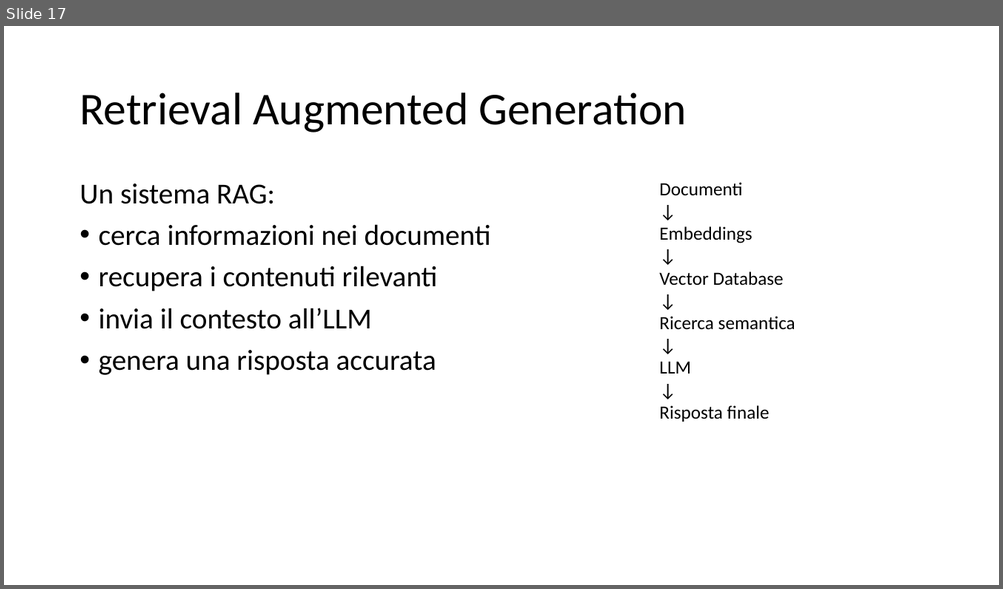
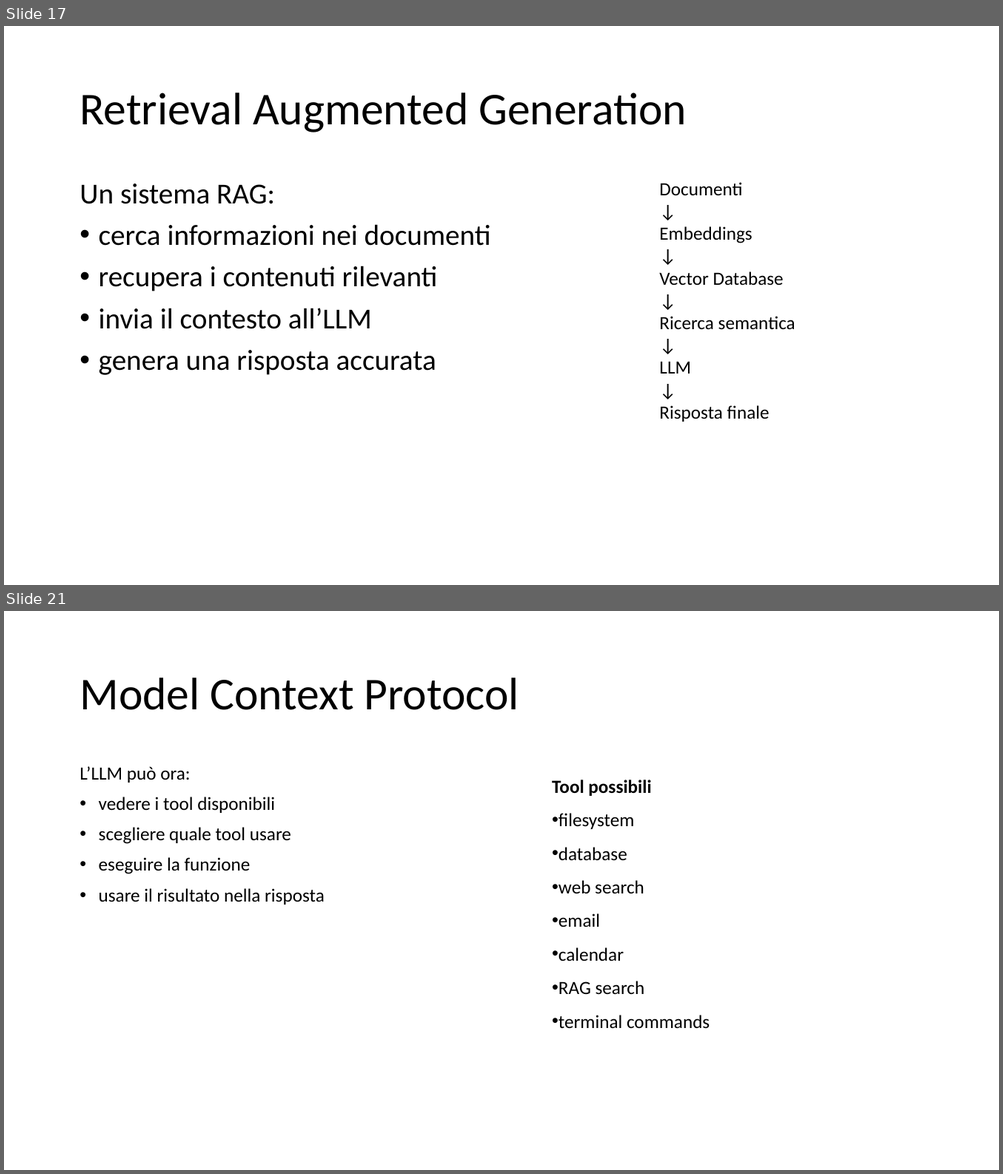
Before and after one commit to dipialx/Corso-Python, a slide deck: Lez6.pptx. Shown one above the other, each under a label of ours: slide 17 before the commit, slides 17 and 21 after it; the slides between them are not shown. The pictures are 1003x589 and 1003x1174 pixels, drawn with LibreOffice and Linux fonts; fonts in the diff are those of the drawing. Boxes give left, top, right and bottom in pixels: in the first picture for what was removed or moved away, otherwise in the second. Text is boxed around its words. In the diff, an @@ line names an element or a change of style, - is before the commit and + after.

```diff
--- a/Lez6.pptx
+++ b/Lez6.pptx
@@ slide 21 added at (4, 611, 999, 1170), background #FFFFFF @@
@@ title added at (79, 678, 519, 710), 44 pt, text #000000 @@
+Model Context Protocol
@@ text added at (79, 766, 324, 905), 18 pt, text #000000 @@
+L’LLM può ora:
+• vedere i tool disponibili
+• scegliere quale tool usare
+• eseguire la funzione
+• usare il risultato nella risposta
@@ text added at (552, 780, 709, 1028), 18 pt, text #000000 @@
+Tool possibili
+• filesystem
+• database
+• web search
+• email
+• calendar
+• RAG search
+• terminal commands
```
Also in this commit, not shown: 1 slide changed, 4 other slides added, 4 other files.
